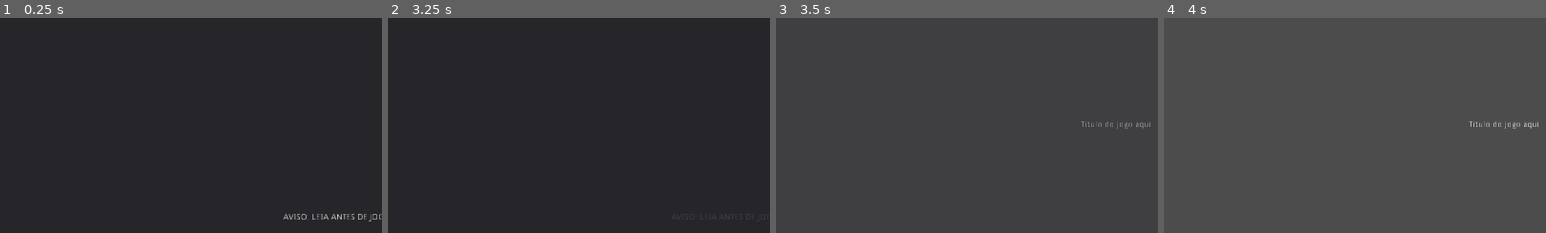
Above: before the commit, frames 1-4 (left to right).
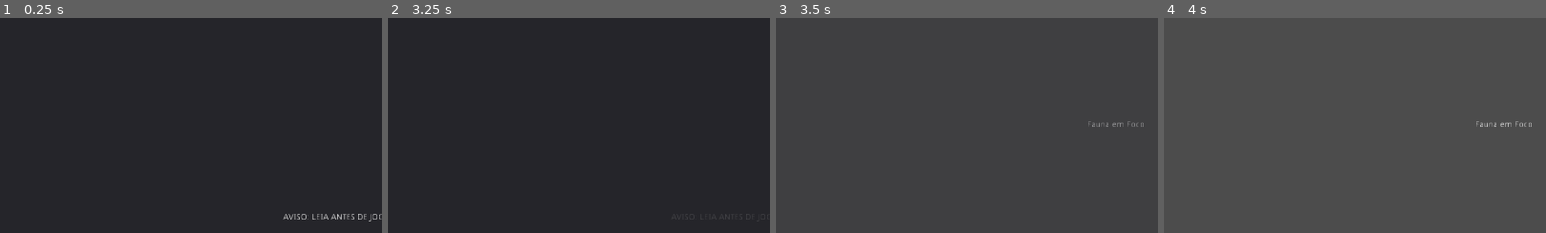
Above: after the commit, the same moments.

Repository: Dwahgon/fauna-em-foco
Game: Godot game, scene res://Interface/MenuInicial/MenuInicial.tscn
Two runs of this game, one before a commit and one after it. Both use one fixed random seed, a clock stepped at 60 frames per second and the inputs below.
Inputs (mouse positions are % of the whole screen's width and height, from its top left):
- Up to frame 1 (0.25 s): no input
- Up to frame 2 (3.25 s): click "Jogar" at 0.5 s; click "Jogar" at 1.25 s; click "Jogar" at 2 s; click "Creditos" at 2.75 s
- Up to frame 3 (3.5 s): no input
- Up to frame 4 (4 s): tap Enter (ui_accept) at 3.5, 3.77 s; move the mouse to (72, 45) at 3.52 s
The pictures show only the part of the screen within x 6-56%, y 0-50%; the shares and areas given below are measured in that part.

Frames 1-2 are identical in both runs. In frame 3, 0.2% of the frame differs, in the area x 80-98%, y 48-52%; in frame 4, 0.2%, in the area x 79-98%, y 48-52%.

Commit message:
fix: adicionar titulo do jogo no menu inicial

Diff:
--- a/Interface/MenuInicial/MenuInicial.tscn
+++ b/Interface/MenuInicial/MenuInicial.tscn
@@ -63,8 +63,8 @@
 anchor_bottom = 1.0
 
 [node name="MargemTitulo" type="MarginContainer" parent="MenuPrincipal"]
-margin_right = 1024.0
-margin_bottom = 298.0
+margin_right = 1280.0
+margin_bottom = 358.0
 size_flags_vertical = 3
 custom_constants/margin_right = 30
 custom_constants/margin_top = 30
@@ -73,16 +73,16 @@
 
 [node name="Label" type="Label" parent="MenuPrincipal/MargemTitulo"]
 margin_left = 30.0
-margin_top = 142.0
-margin_right = 994.0
-margin_bottom = 156.0
-text = "Titulo do jogo aqui"
+margin_top = 172.0
+margin_right = 1250.0
+margin_bottom = 186.0
+text = "Fauna em Foco"
 align = 1
 
 [node name="MargemBotoes" type="MarginContainer" parent="MenuPrincipal"]
-margin_top = 302.0
-margin_right = 1024.0
-margin_bottom = 600.0
+margin_top = 362.0
+margin_right = 1280.0
+margin_bottom = 720.0
 size_flags_vertical = 3
 custom_constants/margin_right = 300
 custom_constants/margin_left = 300
@@ -90,41 +90,41 @@
 
 [node name="VBoxContainer" type="VBoxContainer" parent="MenuPrincipal/MargemBotoes"]
 margin_left = 300.0
-margin_right = 724.0
-margin_bottom = 198.0
+margin_right = 980.0
+margin_bottom = 258.0
 alignment = 1
 
 [node name="BotaoJogar" type="Button" parent="MenuPrincipal/MargemBotoes/VBoxContainer"]
-margin_right = 424.0
-margin_bottom = 47.0
+margin_right = 680.0
+margin_bottom = 67.0
 size_flags_horizontal = 3
 size_flags_vertical = 3
 text = "Jogar"
 
 [node name="Separador" type="Control" parent="MenuPrincipal/MargemBotoes/VBoxContainer"]
-margin_top = 51.0
-margin_right = 424.0
-margin_bottom = 71.0
+margin_top = 71.0
+margin_right = 680.0
+margin_bottom = 91.0
 rect_min_size = Vector2( 0, 20 )
 
 [node name="BotaoCreditos" type="Button" parent="MenuPrincipal/MargemBotoes/VBoxContainer"]
-margin_top = 75.0
-margin_right = 424.0
-margin_bottom = 122.0
+margin_top = 95.0
+margin_right = 680.0
+margin_bottom = 162.0
 size_flags_horizontal = 3
 size_flags_vertical = 3
 text = "Creditos"
 
 [node name="Separador2" type="Control" parent="MenuPrincipal/MargemBotoes/VBoxContainer"]
-margin_top = 126.0
-margin_right = 424.0
-margin_bottom = 146.0
+margin_top = 166.0
+margin_right = 680.0
+margin_bottom = 186.0
 rect_min_size = Vector2( 0, 20 )
 
 [node name="BotaoSair" type="Button" parent="MenuPrincipal/MargemBotoes/VBoxContainer"]
-margin_top = 150.0
-margin_right = 424.0
-margin_bottom = 198.0
+margin_top = 190.0
+margin_right = 680.0
+margin_bottom = 258.0
 size_flags_horizontal = 3
 size_flags_vertical = 3
 text = "Sair"
@@ -246,10 +246,10 @@
 anchor_bottom = 1.0
 
 [node name="TextoAviso" type="Label" parent="AvisoEpilepsia/CenterContainer"]
-margin_left = 183.0
-margin_top = 267.0
-margin_right = 841.0
-margin_bottom = 332.0
+margin_left = 311.0
+margin_top = 327.0
+margin_right = 969.0
+margin_bottom = 392.0
 text = "AVISO: LEIA ANTES DE JOGAR!
 
 Esse jogo não é indicado para pessoas com epilepsia por conter efeitos que podem causar convulsões,
